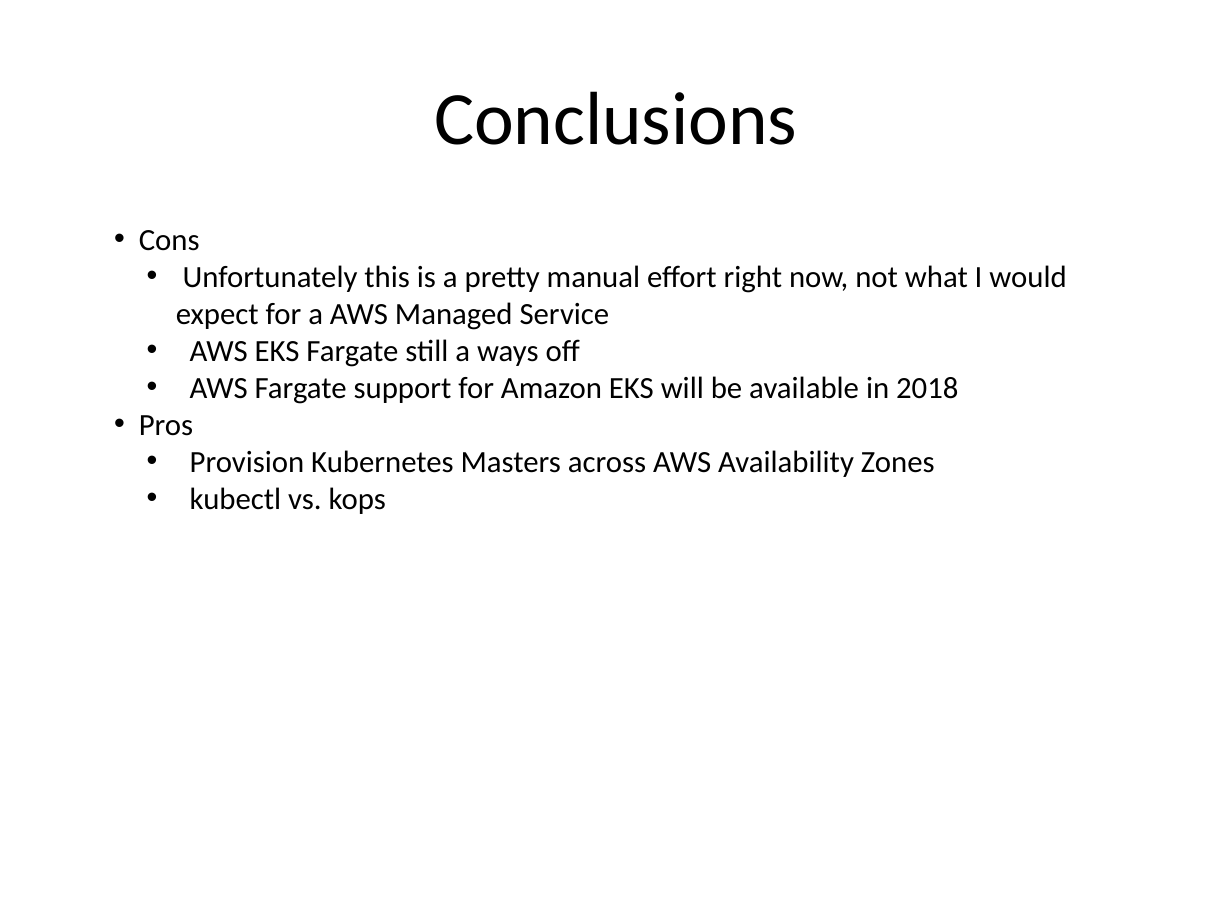
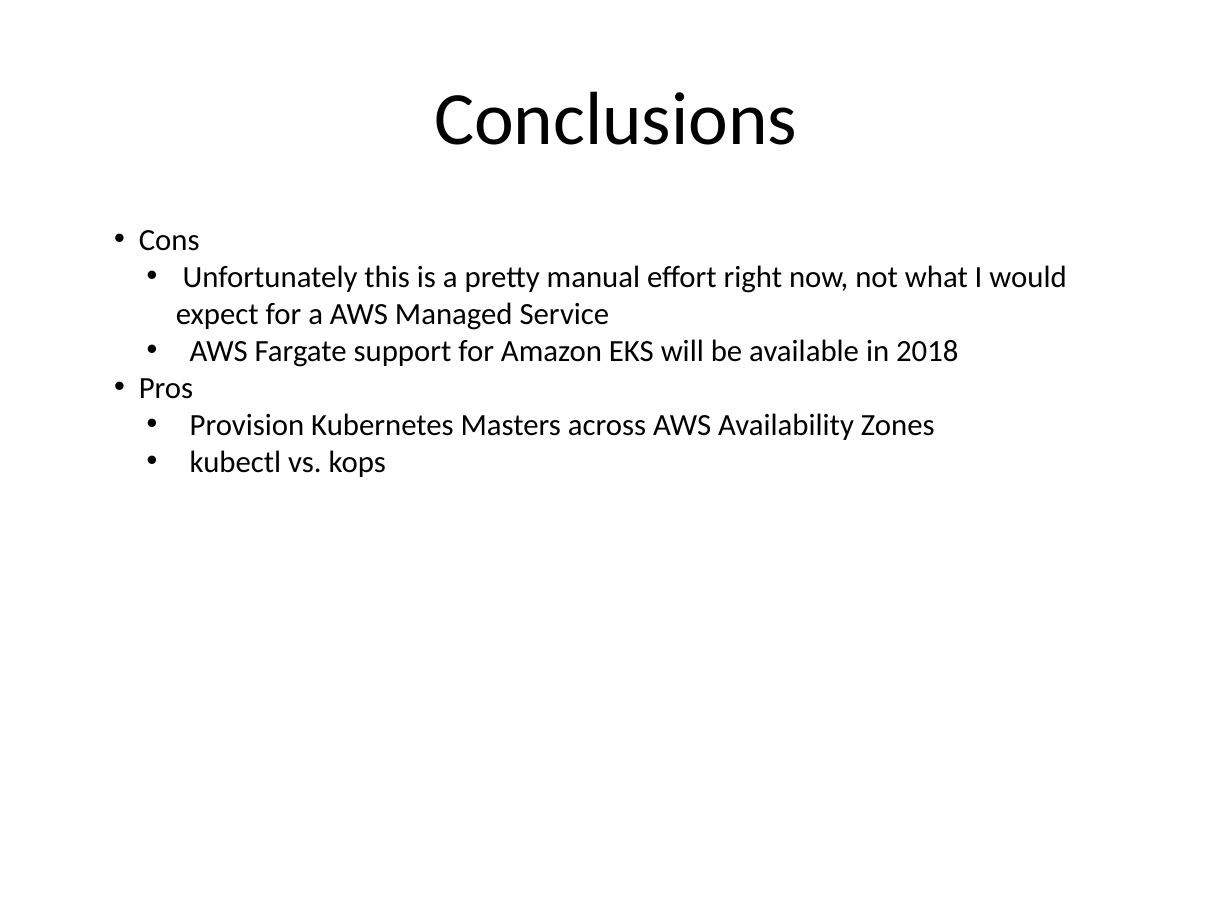
Before and after one commit to kskalvar/aws-eks-cluster-quickstart, a slide deck: slide 9 of slides/AWS-EKS-Cluster-Quickstart.pptx. Drawn at 1232x924 pixels with LibreOffice and Linux fonts; fonts in the diff are those of the drawing; background and template pictures are left out. Boxes give left, top, right and bottom in pixels: in the first picture for what was removed or moved away, otherwise in the second. Text is boxed around its words. In the diff, an @@ line names an element or a change of style, - is before the commit and + after.

```diff
--- a/slides/AWS-EKS-Cluster-Quickstart.pptx
+++ b/slides/AWS-EKS-Cluster-Quickstart.pptx
@@ text at [190, 339, 580, 367]: paragraph removed @@
-  • AWS EKS Fargate still a ways off
```
Also in this commit, not shown: 7 other slides changed.
